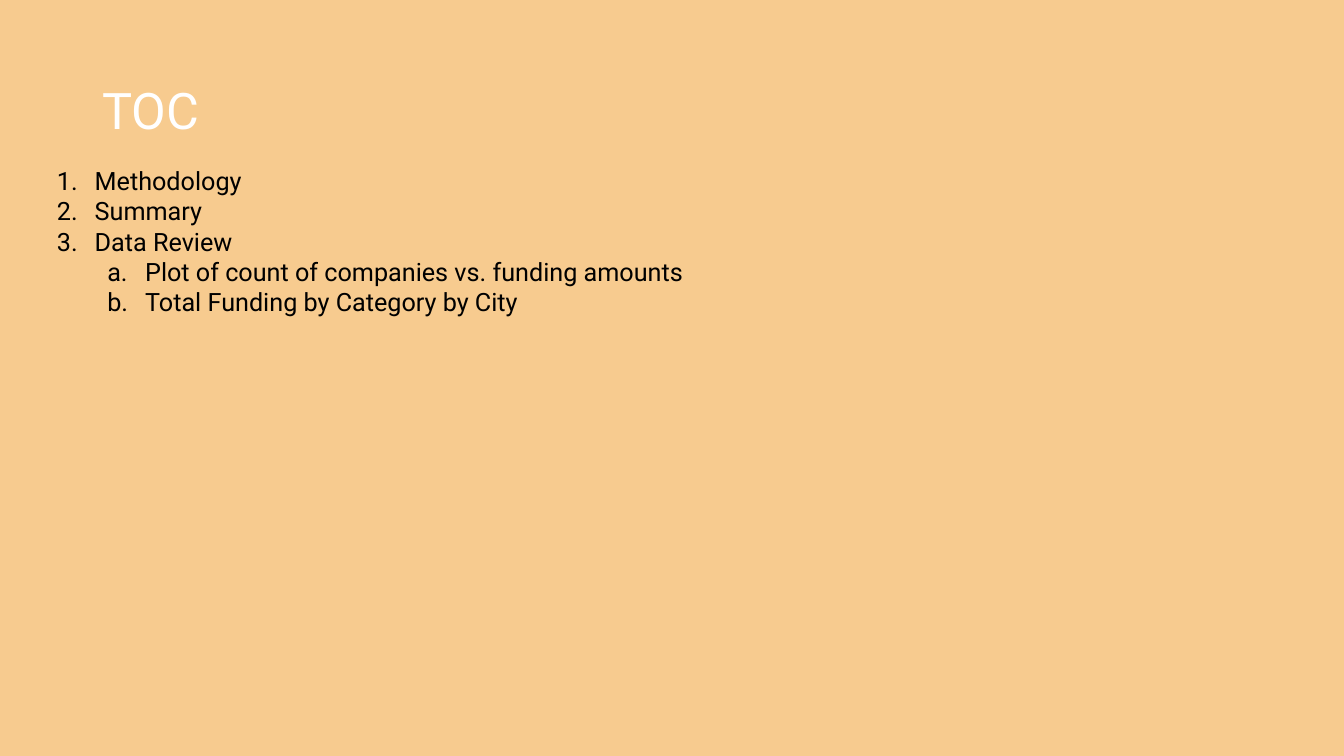
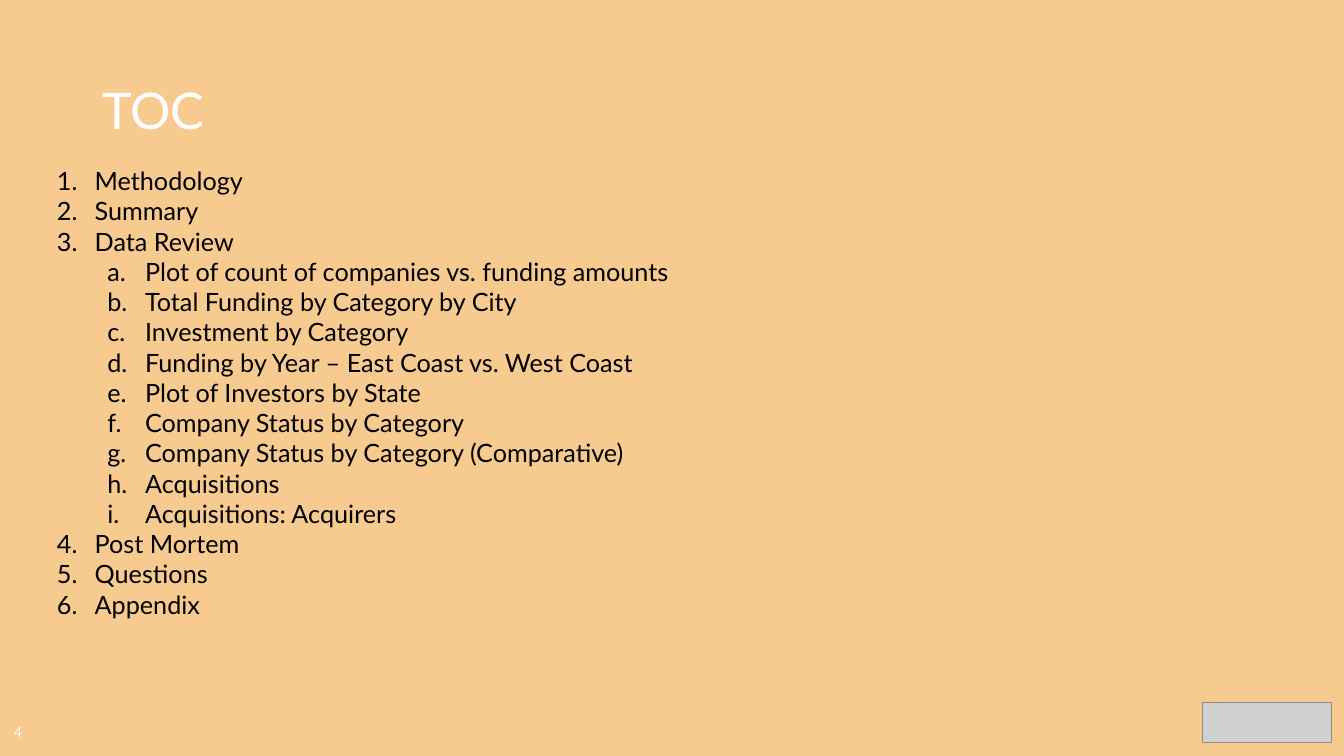
Before and after one commit to CharlesPBiggar/Data-Analytics-Project-1, a slide deck: slide 4 of Presentation/GiterDun Presentation.pptx. Drawn at 1344x756 pixels with LibreOffice and Linux fonts; fonts in the diff are those of the drawing; grey boxes stand for pictures; background and template pictures are left out. Boxes give left, top, right and bottom in pixels: in the first picture for what was removed or moved away, otherwise in the second. Text is boxed around its words. In the diff, an @@ line names an element or a change of style, - is before the commit and + after.

```diff
--- a/Presentation/GiterDun Presentation.pptx
+++ b/Presentation/GiterDun Presentation.pptx
@@ title "TOC" at [102,92,204,130]: font Roboto to Lato @@
@@ text at [95,171,668,316]: font Roboto to Lato in "Methodology", "Summary", "Data Review", "Plot of count of companies vs. funding ..." and 1 more places @@
@@ text at [95,322,632,618]: paragraphs added @@
+  c. Investment by Category
+  d. Funding by Year – East Coast vs. West Coast
+  e. Plot of Investors by State
+  f. Company Status by Category
+  g. Company Status by Category (Comparative)
+  h. Acquisitions
+  i. Acquisitions: Acquirers
+4. Post Mortem
+5. Questions
+6. Appendix
@@ picture added at [1203,703,1332,742] @@
@@ page number added at [14,727,22,737], 10 pt, text #FFFFFF @@
+4
```
Also in this commit, not shown: 10 other slides changed, 8 slides added, 4 slides removed.
